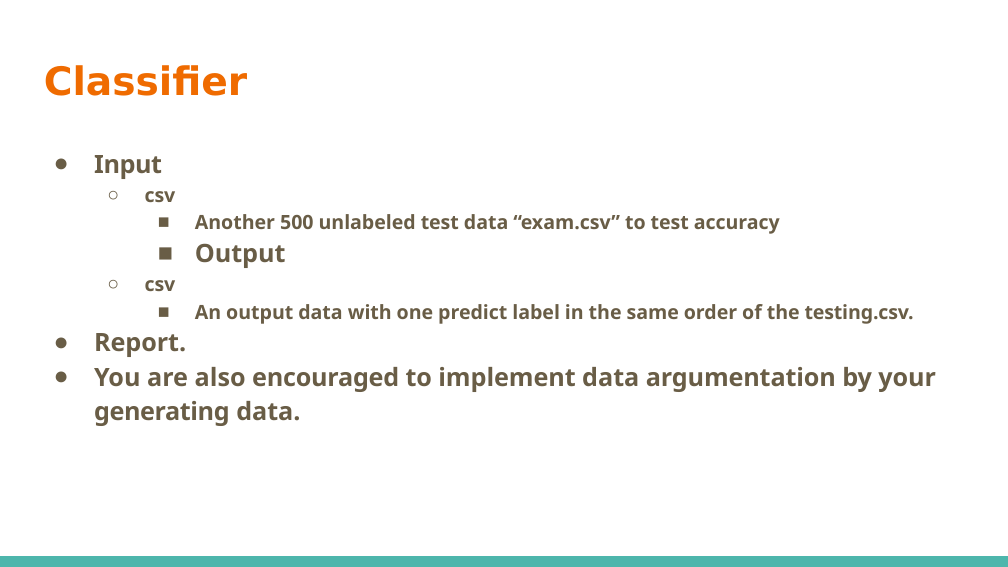
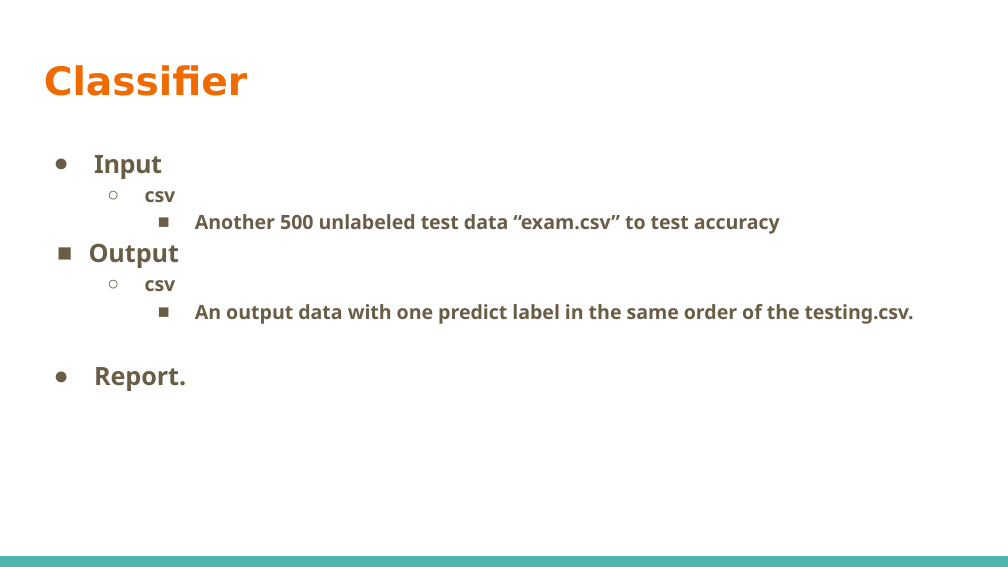
Before and after one commit to tw40210/AI_course, a slide deck: slide 6 of Final_Project_intro.pptx. Drawn at 1008x567 pixels with LibreOffice and Linux fonts; fonts in the diff are those of the drawing. Boxes give left, top, right and bottom in pixels: in the first picture for what was removed or moved away, otherwise in the second. Text is boxed around its words. In the diff, an @@ line names an element or a change of style, - is before the commit and + after.

Commit message:
new

```diff
--- a/Final_Project_intro.pptx
+++ b/Final_Project_intro.pptx
@@ text at (89,243,180,268): list level 3 to 1 in "Output" @@
@@ text at (94,367,936,426): paragraph removed @@
-● You are also encouraged to implement data argumentation by your generating data.
```
